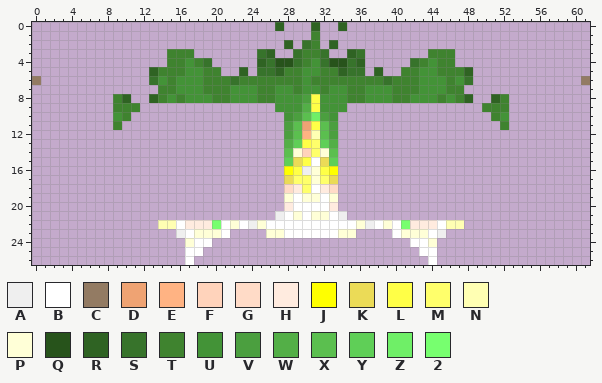
Pixel-art sprite -- sprites/Weapons/BFG 9000/BFGFA0.png. Above, as it was before the edit.
The file is 62x27 pixels. Colours within 5 levels of each other are drawn and written as one.
Palette (. is transparent): A #efefef  B #ffffff  C #937b63  D #efa373  E #ffb383  F #ffd3bb  G #ffdbc7  H #ffebdf  J #ffff00  K #ebdb57  L #ffff47  M #ffff6b  N #ffffb3  P #ffffd7  Q #27531b  R #2f6323  S #37732b  T #3f832f  U #439337  V #4b9f3f  W #53af47  X #5bbf4f  Y #5fcf57  Z #6fef67  2 #77ff6f
Pixels before, first column x 0:
 0 ...........................R...R..R...........................
 1 ...............................T..............................
 2 ............................R.ST.R............................
 3 ...............TTT.......SR..STTS..RS.......TTT...............
 4 ...............TTUTS.....RSQQSTUSQQSR.....STUTT...............
 5 .............RTTTUUTT..R.SSRTTUUTTRSS.R..TTUUTTTR.............
 6 C............SUTUUUTTTSTTTTTTTUTTTTTTTTSTTTUUUTUS............C
 7 ..............TTUUUTTTUUUTTUUTUUTUUTTUUUTTTUUUTT..............
 8 .........TR..RTUTUUUTTUUUTTUUUVLUUUTTUUUTTUUUTUTR..RT.........
 9 .........TTT...............UUUWLUUU...............TTT.........
10 .........UT.................UVXZVU.................TU.........
11 .........T..................VXDLXV..................T.........
12 ............................VXENXV............................
13 ............................WYLMYW............................
14 ............................XPFMPX............................
15 ............................YKLBKY............................
16 ............................JLAPLJ............................
17 ............................KMMPMK............................
18 ............................GHMBHG............................
19 ............................PBPPBP............................
20 ............................HBBBBH............................
21 ...........................ABPBPPBA...........................
22 ..............NNBHHH2BPBAPBBBBBBBBBBPABPB2HHHBNN..............
23 ................ABPPPB....PPBBBBBBPP....BPPPBA................
24 .................PBB......................BBP.................
25 .................BB........................BB.................
26 .................B..........................B.................
The same view after the edit:
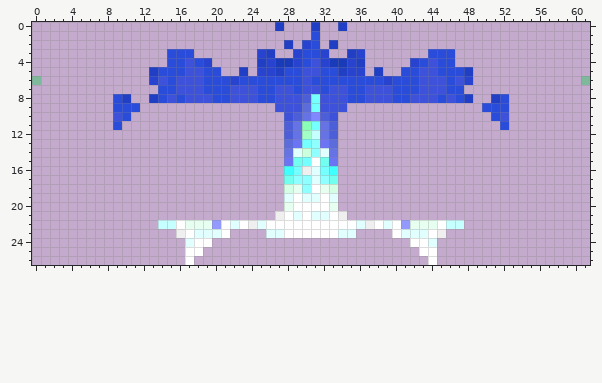
The exact change:
Colour 2 changes from #77ff6f to #9399ff.
Colour C changes from #937b63 to #7fb99c.
Colour D changes from #efa373 to #8affb7.
Colour E changes from #ffb383 to #a2ffc6.
Colour F changes from #ffd3bb to #ccffde.
Colour G changes from #ffdbc7 to #d5ffe4.
Colour H changes from #ffebdf to #e7fff0.
Colour J changes from #ffff00 to #40ffff.
Colour K changes from #ebdb57 to #72fff0.
Colour L changes from #ffff47 to #75ffff.
Colour M changes from #ffff6b to #90ffff.
Colour N changes from #ffffb3 to #c6ffff.
Colour P changes from #ffffd7 to #e1ffff.
Colour Q changes from #27531b to #193bb9.
Colour R changes from #2f6323 to #203fc4.
Colour S changes from #37732b to #2743cf.
Colour T changes from #3f832f to #2a4cdb.
Colour U changes from #439337 to #3d51da.
Colour V changes from #4b9f3f to #4d5ed9.
Colour W changes from #53af47 to #5d6cdb.
Colour X changes from #5bbf4f to #6673e4.
Colour Y changes from #5fcf57 to #6b74f2.
Colour Z changes from #6fef67 to #8188ff.
Boxes around the changes in both pictures, in picture pixels (x1, y1, x2, y2):
changed: (113, 22, 509, 247)
changed: (32, 76, 41, 85)
changed: (581, 76, 590, 85)
